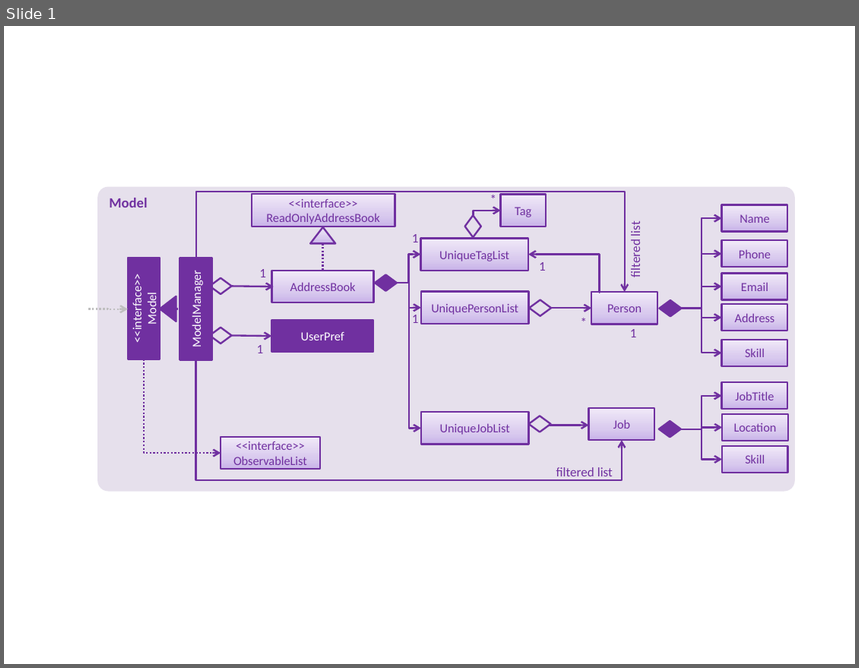
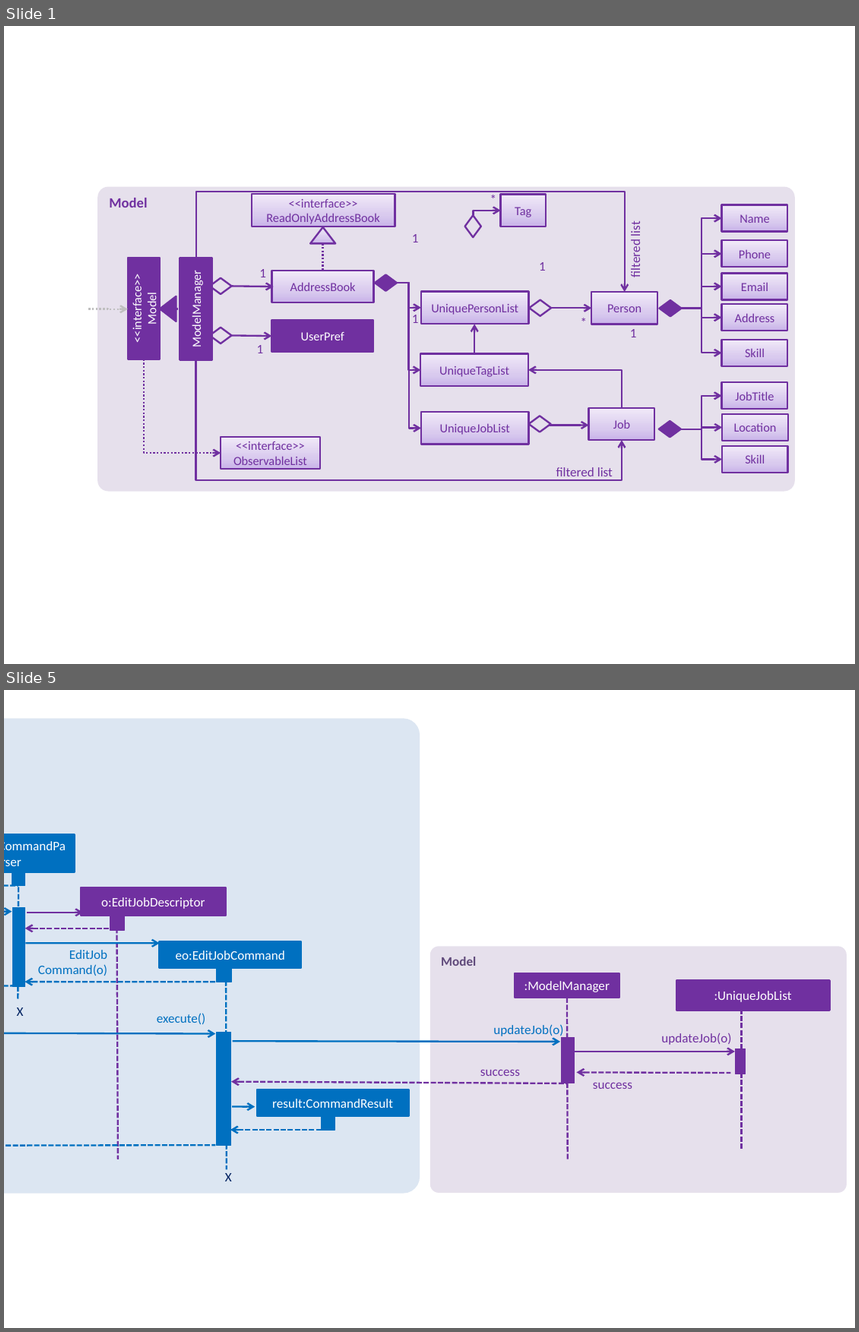
Before and after one commit to tiny767/main, a slide deck: docs/diagrams/ModelComponentClassDiagram.pptx. Shown one above the other, each under a label of ours: slide 1 before the commit, slides 1 and 5 after it; the slides between them are not shown. The pictures are 859x668 and 859x1332 pixels, drawn with LibreOffice and Linux fonts; fonts in the diff are those of the drawing. Boxes give left, top, right and bottom in pixels: in the first picture for what was removed or moved away, otherwise in the second. Text is boxed around its words. In the diff, an @@ line names an element or a change of style, - is before the commit and + after.

```diff
--- a/docs/diagrams/ModelComponentClassDiagram.pptx
+++ b/docs/diagrams/ModelComponentClassDiagram.pptx
@@ slide 5 added at (4, 690, 855, 1328), background #FFFFFF @@
@@ group added at (4, 718, 847, 1193): 15 arrows, 14 rectangles, 8 texts, 5 lines, 2 rounded rectangles @@
+Model
+Logic
+updateJob(o)
+:ModelManager
+X
+eo:EditJobCommand
+:UniqueJobList
+updateJob(o)
+success
+success
+:EditJobCommandParser
+EditJob
+Command(o)
+X
+execute()
+result:CommandResult
+o:EditJobDescriptor
@@ slide 1 changed as well @@
@@ elbow arrow moved from (397, 283) - (421, 254) to (397, 283) - (421, 370) @@
@@ elbow arrow added from (474, 354) to (474, 324), #7030A0 1.5 pt @@
@@ rectangle "UniqueTagList": place and size @@
-rectangle "UniqueTagList" at (421, 238, 529, 270)
+rectangle "UniqueTagList" at (421, 354, 529, 386)
@@ elbow arrow moved from (599, 294) - (528, 254) to (622, 408) - (528, 370) @@
```
Also in this commit, not shown: 6 other slides added, 2 other files.
